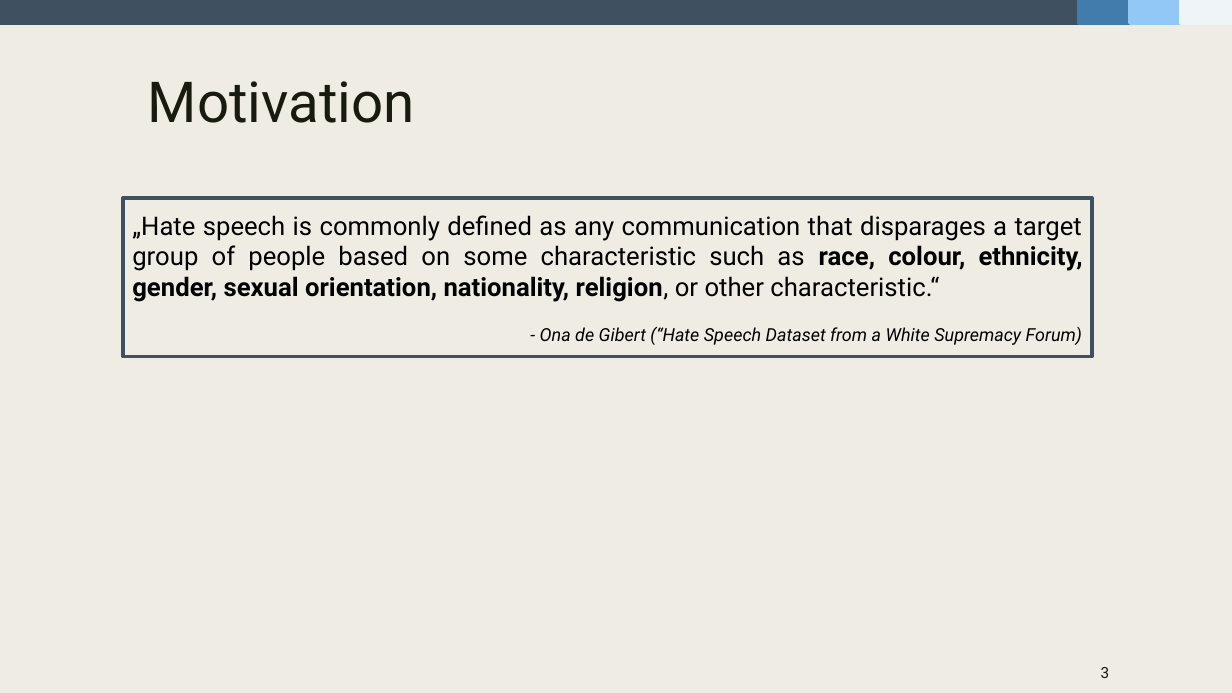
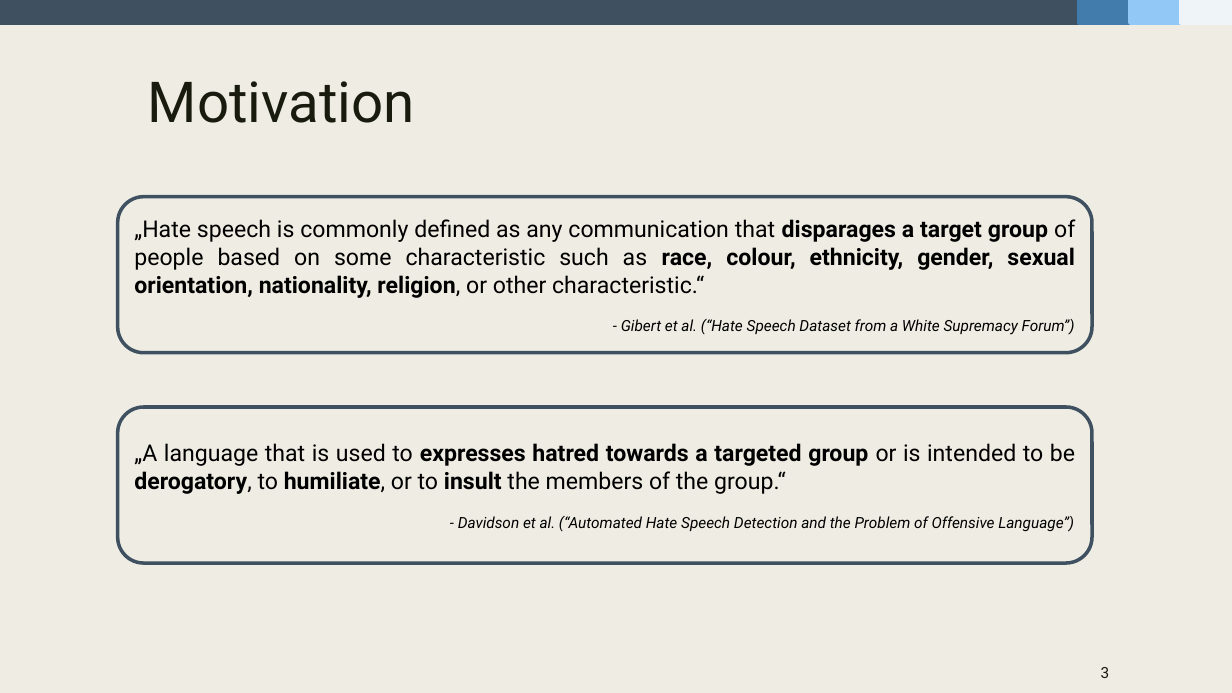
Before and after one commit to fidsusj/HateSpeechDetection, a slide deck: slide 3 of docs/presentation/presentation-slides.pptx. Drawn at 1232x693 pixels with LibreOffice and Linux fonts; fonts in the diff are those of the drawing. Boxes give left, top, right and bottom in pixels: in the first picture for what was removed or moved away, otherwise in the second. Text is boxed around its words. In the diff, an @@ line names an element or a change of style, - is before the commit and + after.

```diff
--- a/docs/presentation/presentation-slides.pptx
+++ b/docs/presentation/presentation-slides.pptx
@@ rounded rectangle "„Hate speech is commonly defined ...": place and size @@
-rounded rectangle "„Hate speech is commonly defined ..." at (123,198,1092,357)
+rounded rectangle "„Hate speech is commonly defined ..." at (117,197,1092,353)
@@ rounded rectangle "„Hate speech is commonly defined ..." at (117,197,1092,353): rectangle to rounded rectangle @@
@@ text in rounded rectangle at (134,219,1075,298): size 20 to 18 pt in "„Hate speech is commonly defined as any ..."; bold on in "disparages a target group" @@
@@ text in rounded rectangle at (621,319,1075,335): text changed; size 14 to 12 pt @@
-- Ona de Gibert (“Hate Speech Dataset from a White Supremacy Forum)
+- Gibert et al. (“Hate Speech Dataset from a White Supremacy Forum”)
@@ rounded rectangle added at (117,408,1092,564), outline #3F5161 2.75 pt, 18 pt, text #000000 @@
+„A language that is used to expresses hatred towards a targeted group or is intended to be derogatory, to humiliate, or to insult the members of the group.“
+- Davidson et al. (“Automated Hate Speech Detection and the Problem of Offensive Language”)
```
Also in this commit, not shown: 4 other slides changed, 3 slides added, 3 slides removed, 3 other files.
